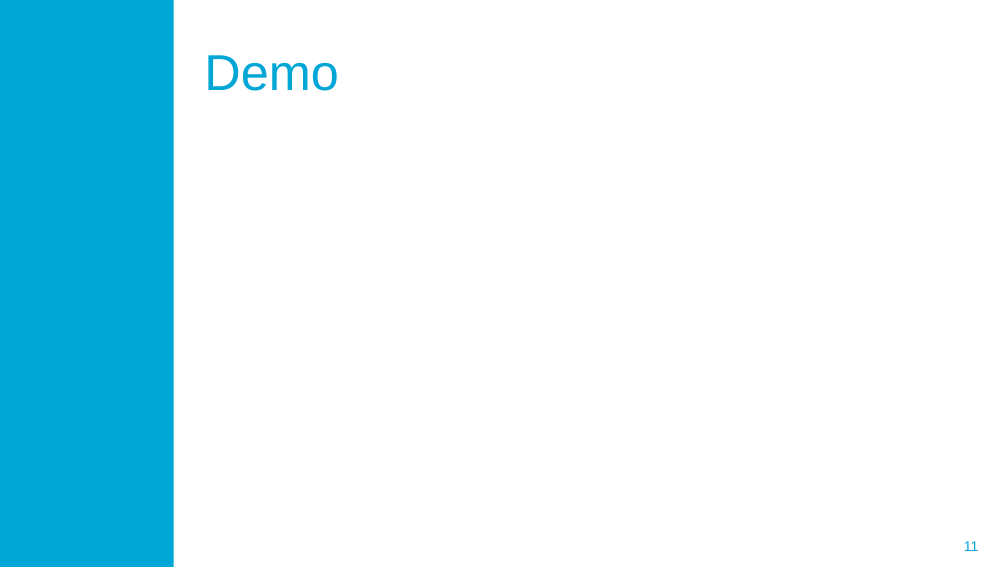
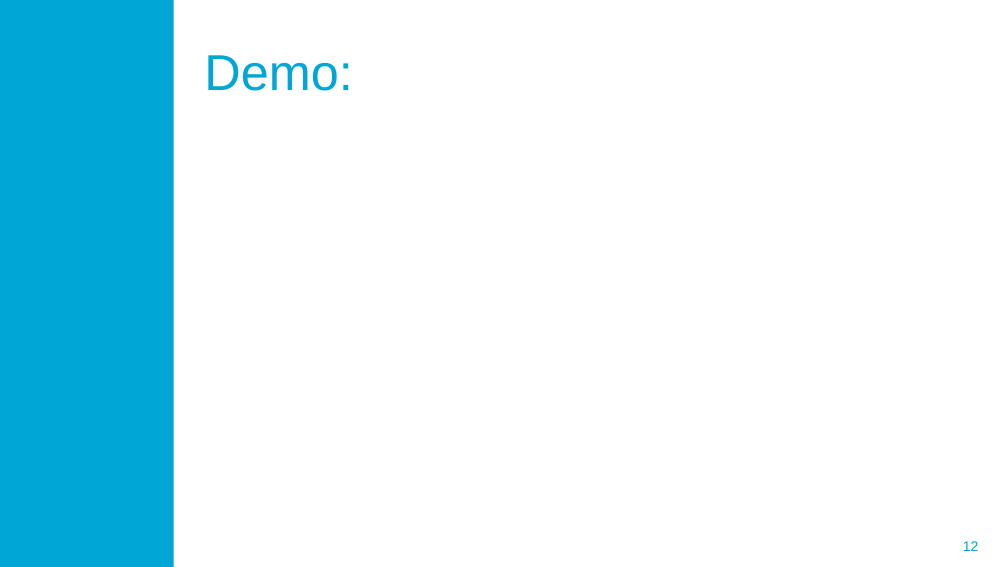
Before and after one commit to blockchain-lab/eXchains, a slide deck: slide 12 of Documentation/eXchains.pptx (slide 11 before the commit). Drawn at 1008x567 pixels with LibreOffice and Linux fonts; fonts in the diff are those of the drawing; background and template pictures are left out. Boxes give left, top, right and bottom in pixels: in the first picture for what was removed or moved away, otherwise in the second. Text is boxed around its words. In the diff, an @@ line names an element or a change of style, - is before the commit and + after.

```diff
--- a/Documentation/eXchains.pptx
+++ b/Documentation/eXchains.pptx
@@ title at [204, 55, 352, 91]: text changed @@
-Demo
+Demo:
@@ page number at [963, 541, 979, 551]: text changed @@
-11
+12
```
Also in this commit, not shown: 1 other slide changed, 1 slide added.
